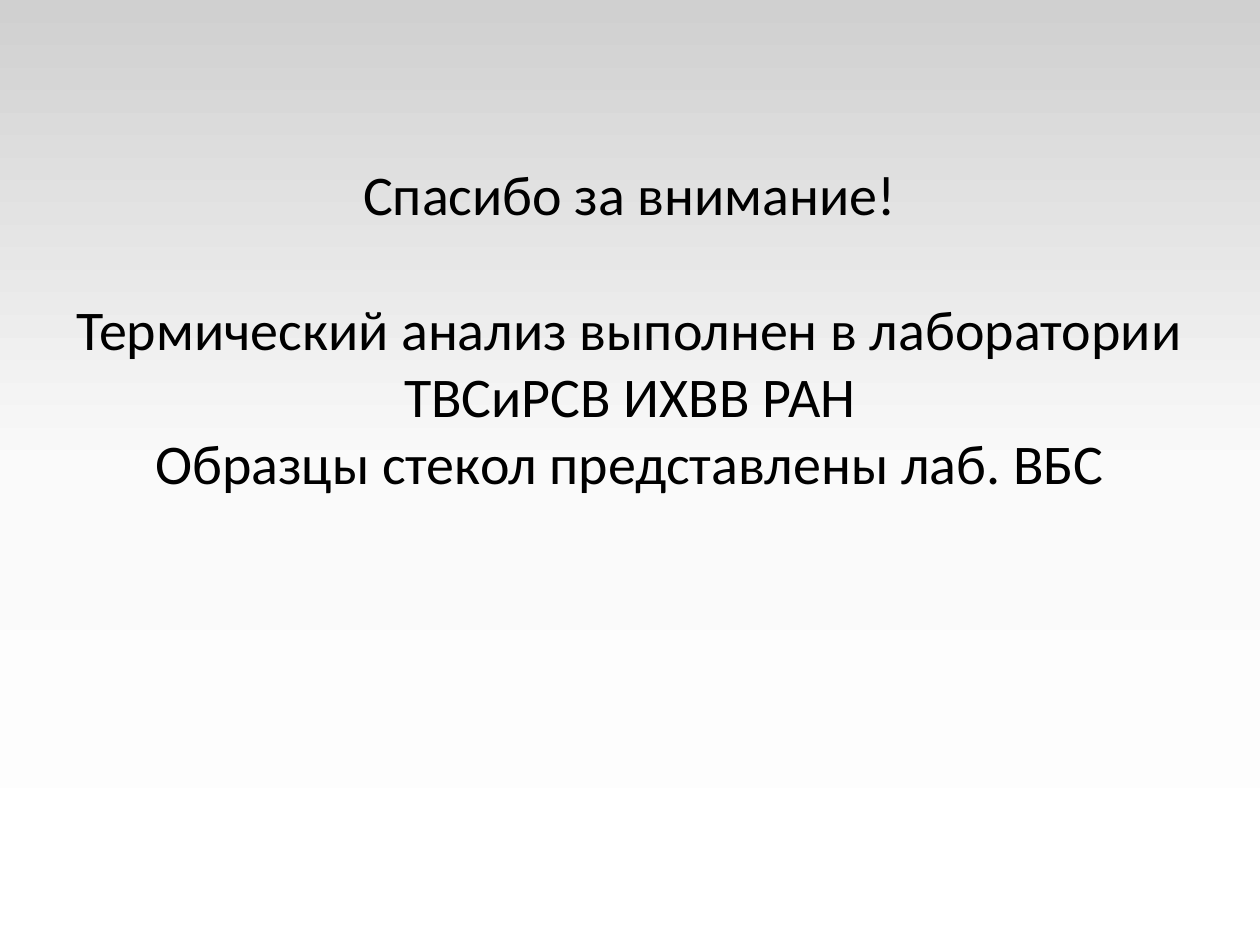
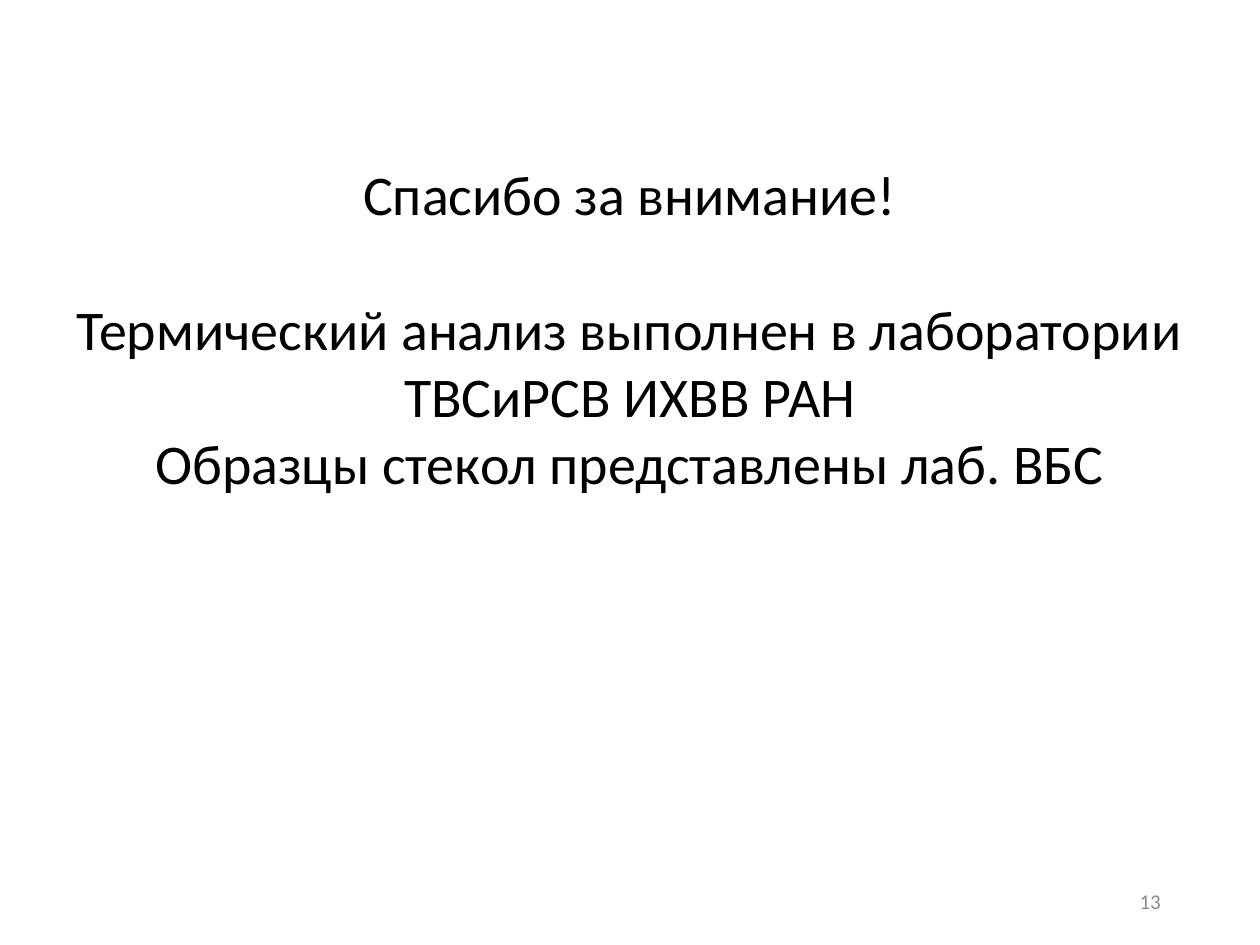
Before and after one commit to EnglishBeach/glass, a slide deck: slide 13 of Презентация.pptx (slide 12 before the commit). Drawn at 1260x945 pixels with LibreOffice and Linux fonts; fonts in the diff are those of the drawing. Boxes give left, top, right and bottom in pixels: in the first picture for what was removed or moved away, otherwise in the second. Text is boxed around its words. In the diff, an @@ line names an element or a change of style, - is before the commit and + after.

```diff
--- a/Презентация.pptx
+++ b/Презентация.pptx
@@ background gradient #FFFFFF to #FBFBFB to #D1D1D1 to #FFFFFF @@
@@ page number added at (1140,895,1161,909), 12 pt, text #8C8C8C @@
+13
```
Also in this commit, not shown: 6 other slides changed, 6 slides added, 5 slides removed, 10 other files.
